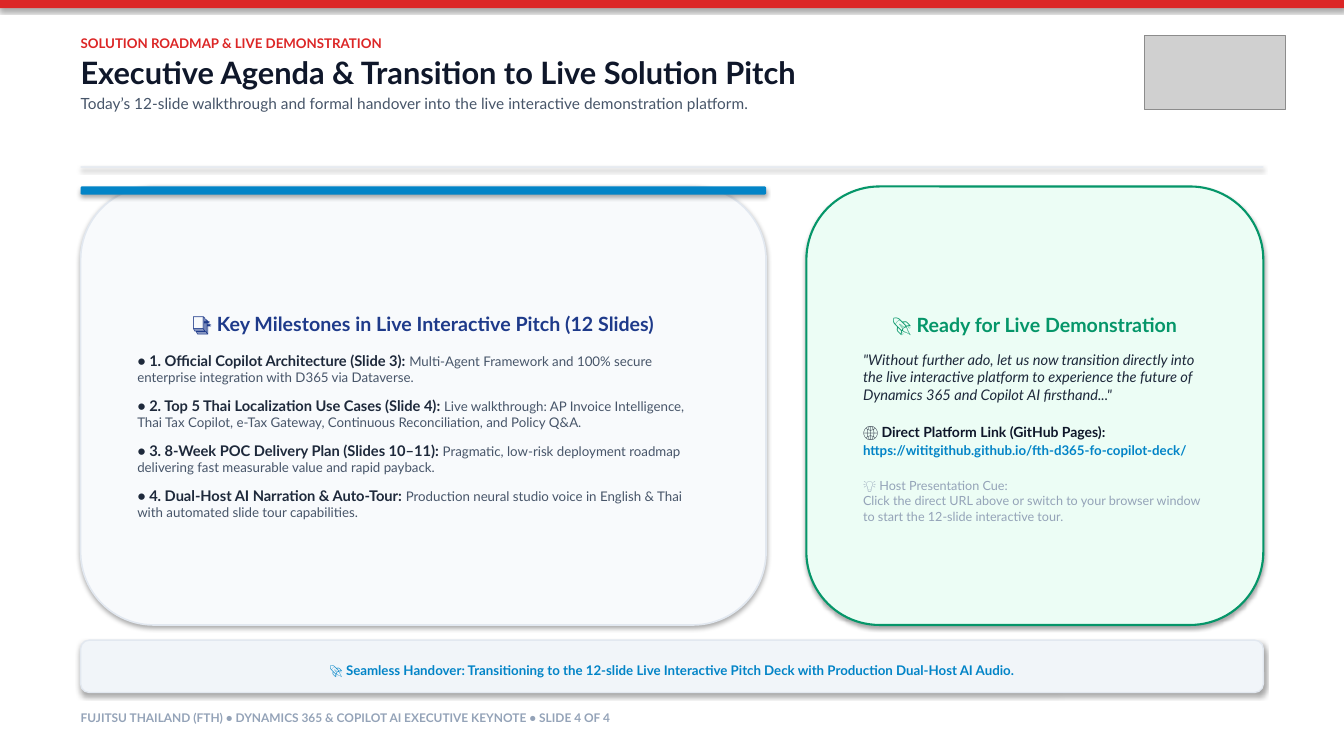
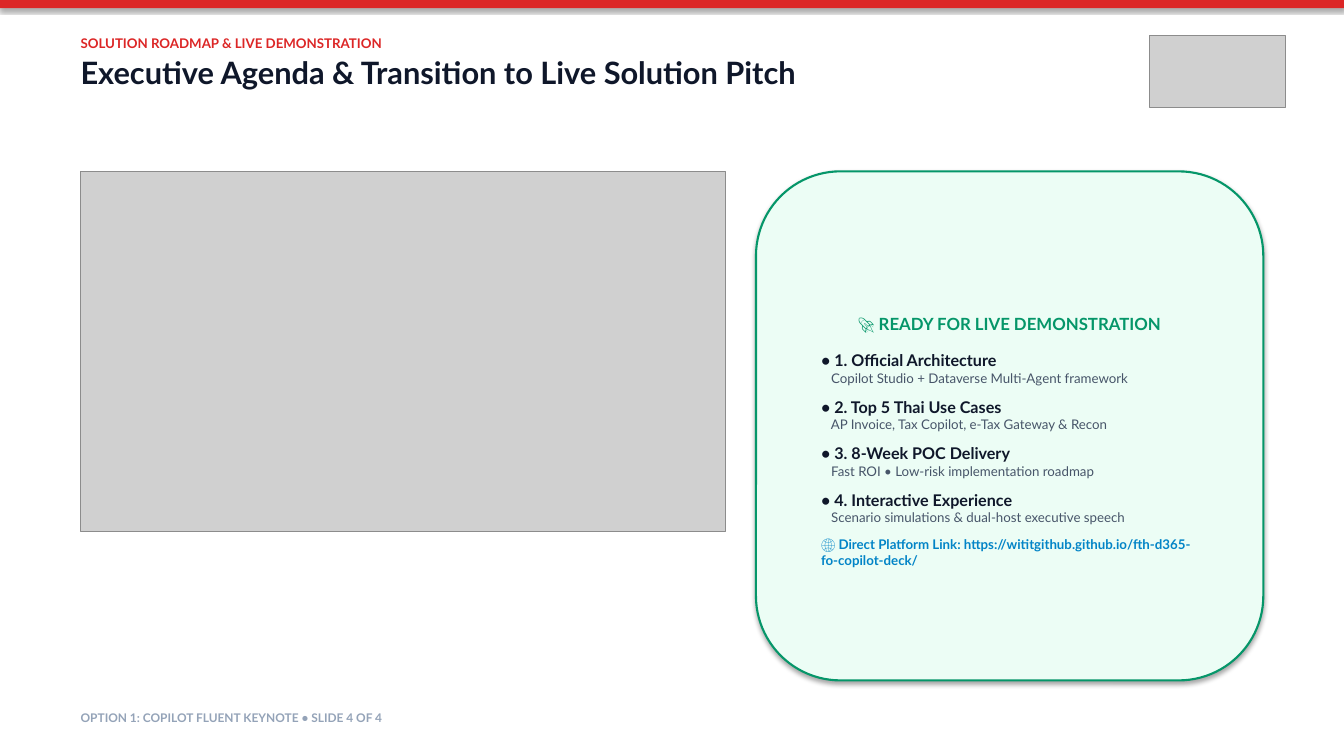
Before and after one commit to wititgithub/fth-d365-fo-copilot-deck, a slide deck: slide 4 of FTH_D365_Executive_Opening_Deck.pptx. Drawn at 1344x756 pixels with LibreOffice and Linux fonts; fonts in the diff are those of the drawing; grey boxes stand for pictures. Boxes give left, top, right and bottom in pixels: in the first picture for what was removed or moved away, otherwise in the second. Text is boxed around its words. In the diff, an @@ line names an element or a change of style, - is before the commit and + after.

Commit message:
feat: Add 3 Microsoft Fluent 3D visual PPTX design options with presenter scripts and web previewer

```diff
--- a/FTH_D365_Executive_Opening_Deck.pptx
+++ b/FTH_D365_Executive_Opening_Deck.pptx
@@ picture: place and size @@
-picture at <box>1144,35,1286,110</box>
+picture at <box>1149,35,1286,107</box>
@@ text at <box>81,97,748,112</box>: paragraph removed @@
-Today’s 12-slide walkthrough and formal handover into the live interactive demonstration platform.
@@ rectangle removed at <box>81,166,1263,167</box> @@
@@ picture added at <box>81,171,726,531</box> @@
@@ rounded rectangle "🚀 READY FOR LIVE DEMONSTRATION": place and size @@
-rounded rectangle "🚀 READY FOR LIVE DEMONSTRATION" at <box>81,187,766,625</box>
+rounded rectangle "🚀 READY FOR LIVE DEMONSTRATION" at <box>756,171,1263,681</box>
@@ rounded rectangle "🚀 READY FOR LIVE DEMONSTRATION" at <box>756,171,1263,681</box>: fill #F8FAFC to #ECFDF5; outline #E2E8F0 1.2 pt to #059669 1.5 pt @@
@@ rounded rectangle removed at <box>81,187,766,195</box> @@
@@ rounded rectangle removed at <box>807,187,1263,625</box> @@
-🚀 Ready for Live Demonstration
-"Without further ado, let us now transition directly into the live interactive platform to experience the future of Dynamics 365 and Copilot AI firsthand..."
-🌐 Direct Platform Link (GitHub Pages):
-https://wititgithub.github.io/fth-d365-fo-copilot-deck/
-💡 Host Presentation Cue:
-Click the direct URL above or switch to your browser window to start the 12-slide interactive tour.
@@ text in rounded rectangle at <box>821,317,1191,568</box>: text changed; bold on @@
-📑 Key Milestones in Live Interactive Pitch (12 Slides)
-• 1. Official Copilot Architecture (Slide 3): Multi-Agent Framework and 100% secure enterprise integration with D365 via Dataverse.
-• 2. Top 5 Thai Localization Use Cases (Slide 4): Live walkthrough: AP Invoice Intelligence, Thai Tax Copilot, e-Tax Gateway, Continuous Reconciliation, and Policy Q&A.
-• 3. 8-Week POC Delivery Plan (Slides 10–11): Pragmatic, low-risk deployment roadmap delivering fast measurable value and rapid payback.
-• 4. Dual-Host AI Narration & Auto-Tour: Production neural studio voice in English & Thai with automated slide tour capabilities.
+🚀 READY FOR LIVE DEMONSTRATION
+• 1. Official Architecture
+Copilot Studio + Dataverse Multi-Agent framework
+• 2. Top 5 Thai Use Cases
+AP Invoice, Tax Copilot, e-Tax Gateway & Recon
+• 3. 8-Week POC Delivery
+Fast ROI • Low-risk implementation roadmap
+• 4. Interactive Experience
+Scenario simulations & dual-host executive speech
+🌐 Direct Platform Link: https://wititgithub.github.io/fth-d365-fo-copilot-deck/
@@ rounded rectangle removed at <box>81,640,1263,693</box> @@
-🚀 Seamless Handover: Transitioning to the 12-slide Live Interactive Pitch Deck with Production Dual-Host AI Audio.
@@ text at <box>81,713,382,722</box>: text changed @@
-FUJITSU THAILAND (FTH) • DYNAMICS 365 & COPILOT AI EXECUTIVE KEYNOTE • SLIDE 4 OF 4
+OPTION 1: COPILOT FLUENT KEYNOTE • SLIDE 4 OF 4
```
Also in this commit, not shown: 2 other slides changed, 1 slide added, 1 slide removed, 13 other files.
